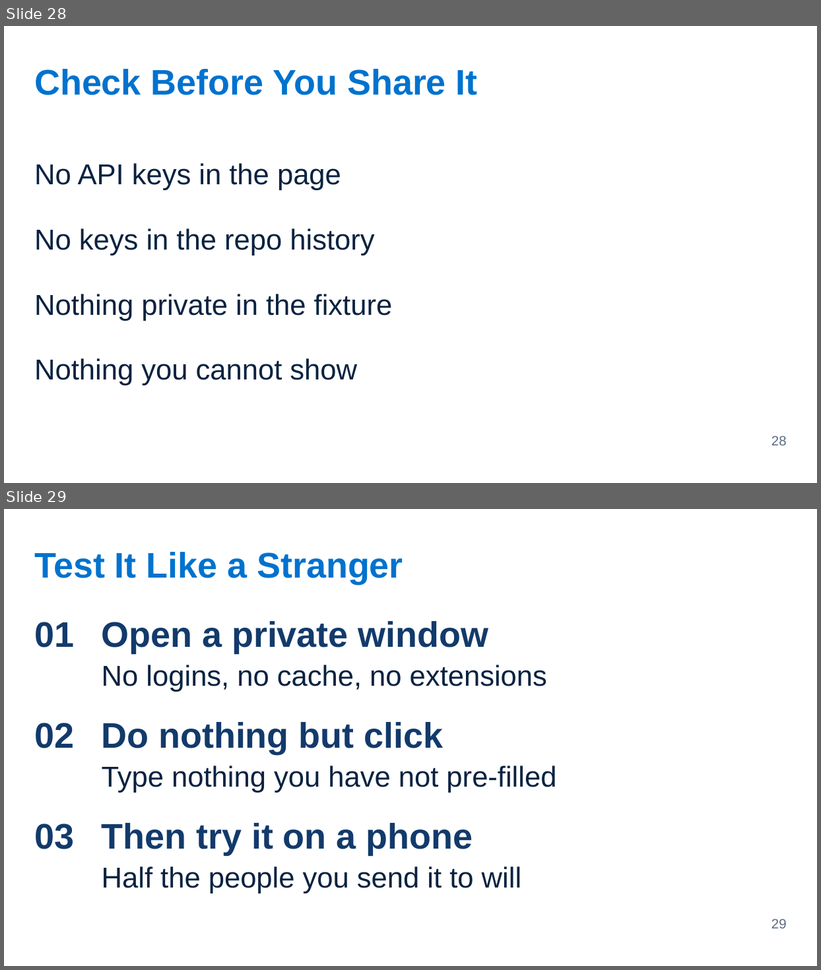
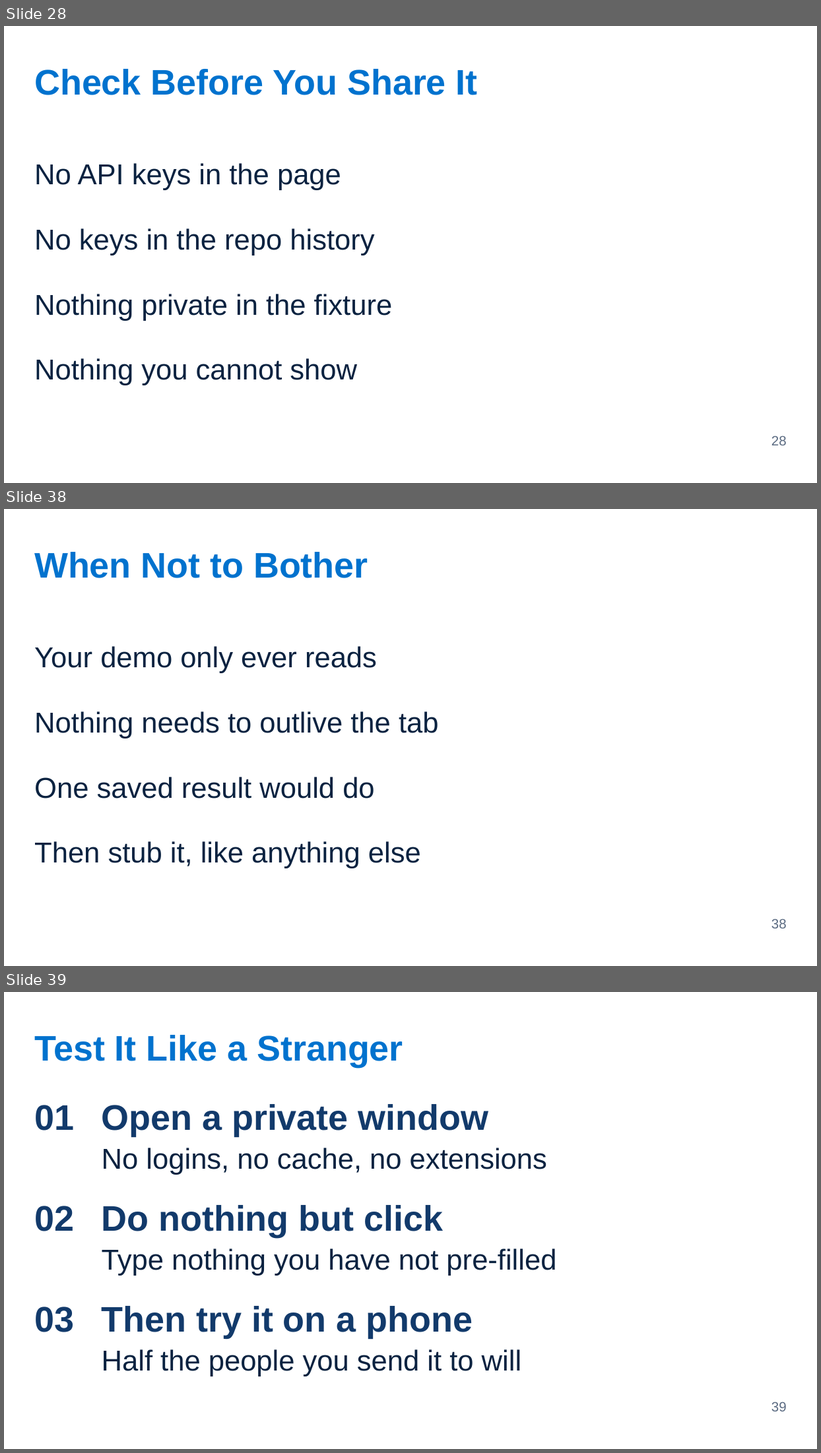
Before and after one commit to Victor-Palacios/SLaiDES, a slide deck: examples/pptx/immersion-2-3-making-it-demoable.pptx. Shown one above the other, each under a label of ours: slides 28 and 29 before the commit, slides 28, 38 and 39 after it; the slides between them are not shown. The pictures are 821x970 and 821x1453 pixels, drawn with LibreOffice and Linux fonts; fonts in the diff are those of the drawing. Boxes give left, top, right and bottom in pixels: in the first picture for what was removed or moved away, otherwise in the second. Text is boxed around its words. In the diff, an @@ line names an element or a change of style, - is before the commit and + after.

```diff
--- a/examples/pptx/immersion-2-3-making-it-demoable.pptx
+++ b/examples/pptx/immersion-2-3-making-it-demoable.pptx
@@ slide 38 added at (x1=4, y1=509, x2=817, y2=966), background #FFFFFF @@
@@ text added at (x1=34, y1=552, x2=368, y2=578), 42 pt, text #0072CE, bold @@
+When Not to Bother
@@ text added at (x1=34, y1=646, x2=377, y2=673), 34 pt, text #0A2240 @@
+Your demo only ever reads
@@ text added at (x1=34, y1=712, x2=439, y2=739), 34 pt, text #0A2240 @@
+Nothing needs to outlive the tab
@@ text added at (x1=34, y1=777, x2=374, y2=799), 34 pt, text #0A2240 @@
+One saved result would do
@@ text added at (x1=34, y1=842, x2=421, y2=869), 34 pt, text #0A2240 @@
+Then stub it, like anything else
@@ page number added at (x1=772, y1=919, x2=787, y2=929), 16 pt, text #5B6B82 @@
+38
@@ what was slide 29 is now slide 39 @@
@@ page number at (x1=772, y1=1402, x2=787, y2=1412): text changed @@
-29
+39
```
Also in this commit, not shown: 9 other slides added, 8 other files.
